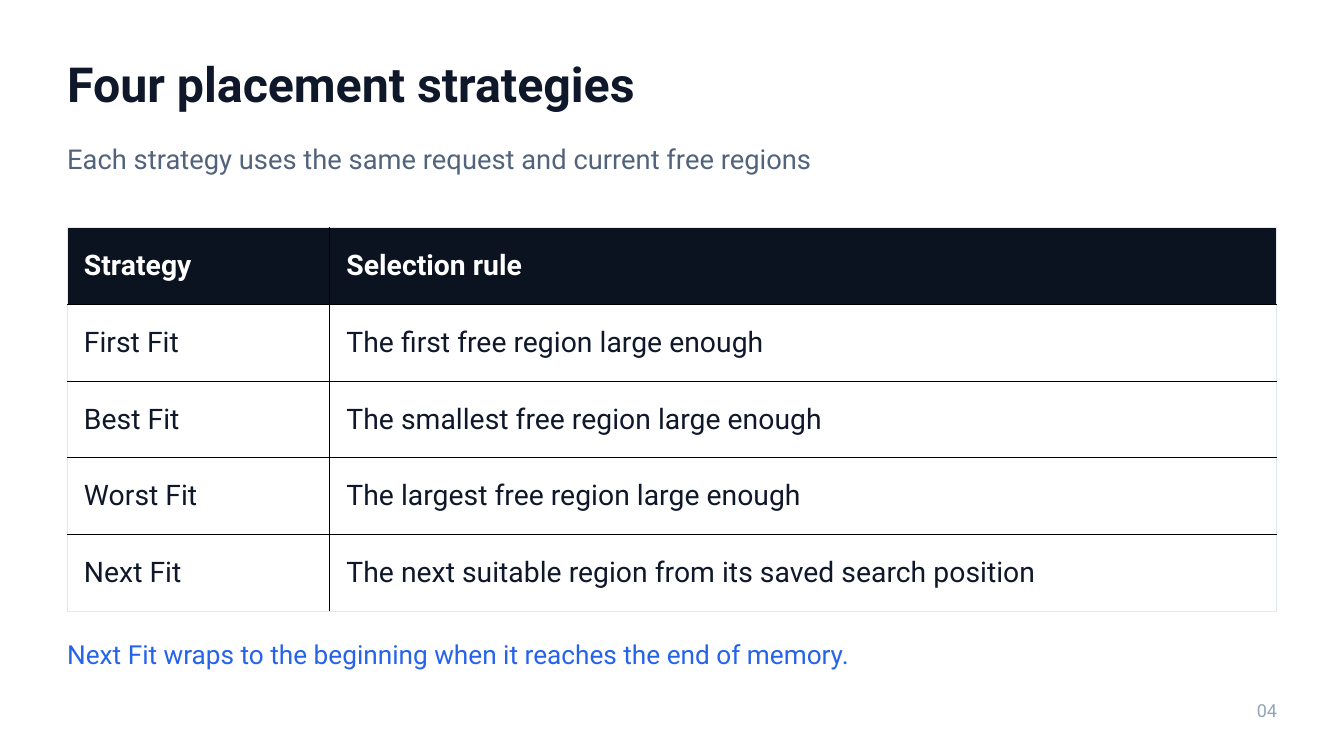
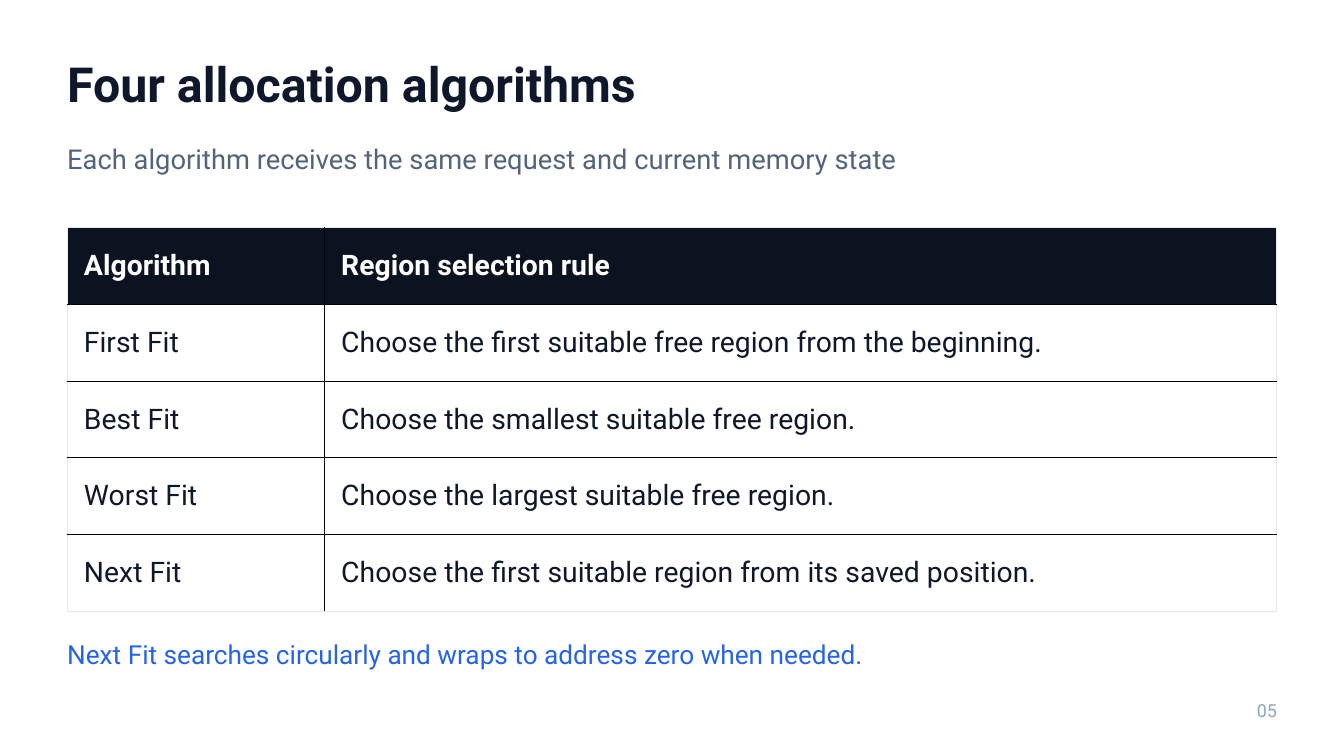
Before and after one commit to Umang-Vekariya/interactive-memory-allocation-simulator, a slide deck: slide 5 of docs/presentation/Interactive-Memory-Allocation-Simulator.pptx (slide 4 before the commit). Drawn at 1344x756 pixels with LibreOffice and Linux fonts; fonts in the diff are those of the drawing. Boxes give left, top, right and bottom in pixels: in the first picture for what was removed or moved away, otherwise in the second. Text is boxed around its words. In the diff, an @@ line names an element or a change of style, - is before the commit and + after.

Commit message:
Refocus OS presentation on allocation concepts and measured results

```diff
--- a/docs/presentation/Interactive-Memory-Allocation-Simulator.pptx
+++ b/docs/presentation/Interactive-Memory-Allocation-Simulator.pptx
@@ text at box(67, 65, 636, 112): text changed @@
-Four placement strategies
+Four allocation algorithms
@@ text at box(67, 148, 896, 175): text changed @@
-Each strategy uses the same request and current free regions
+Each algorithm receives the same request and current memory state
@@ table at box(68, 228, 1277, 611) @@
-row 1, column 1: Strategy
+row 1, column 1: Algorithm
-row 1, column 2: Selection rule
+row 1, column 2: Region selection rule
-row 2, column 2: The first free region large enough
+row 2, column 2: Choose the first suitable free region from the beginning.
-row 3, column 2: The smallest free region large enough
+row 3, column 2: Choose the smallest suitable free region.
-row 4, column 2: The largest free region large enough
+row 4, column 2: Choose the largest suitable free region.
-row 5, column 2: The next suitable region from its saved search position
+row 5, column 2: Choose the first suitable region from its saved position.
@@ text at box(67, 644, 863, 670): text changed @@
-Next Fit wraps to the beginning when it reaches the end of memory.
+Next Fit searches circularly and wraps to address zero when needed.
@@ text at box(1257, 704, 1277, 717): text changed @@
-04
+05
```
Also in this commit, not shown: 4 other slides changed, 8 slides added, 12 slides removed, 1 other file.
